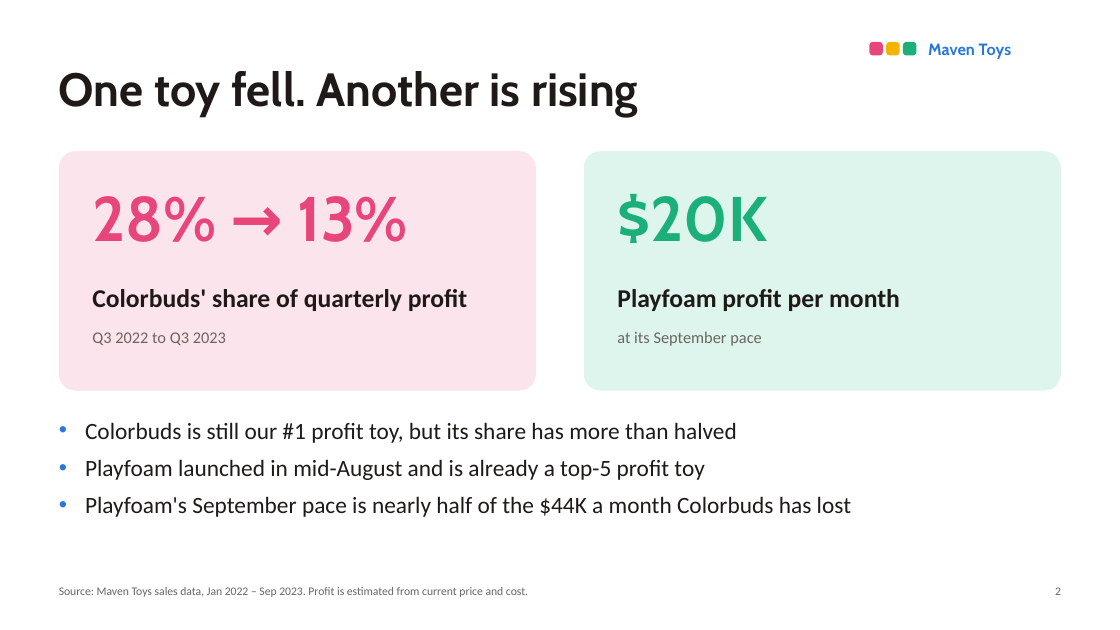
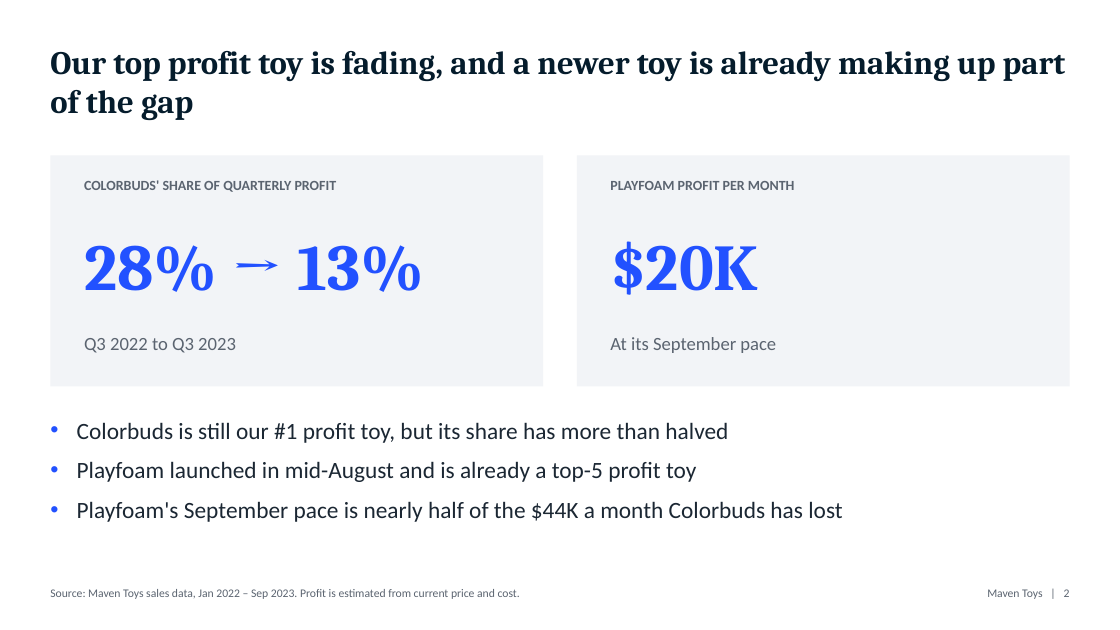
Before and after one commit to surajko9000/maven-toys-ai-analytics, a slide deck: slide 2 of site/deck/Colorbuds_to_Playfoam.pptx. Drawn at 1120x630 pixels with LibreOffice and Linux fonts; fonts in the diff are those of the drawing. Boxes give left, top, right and bottom in pixels: in the first picture for what was removed or moved away, otherwise in the second. Text is boxed around its words. In the diff, an @@ line names an element or a change of style, - is before the commit and + after.

```diff
--- a/site/deck/Colorbuds_to_Playfoam.pptx
+++ b/site/deck/Colorbuds_to_Playfoam.pptx
@@ text at (50,51,1066,120): text changed; size 40 to 28 pt; font Cabin to Cambria; text colour #1F1A17 to #051C2C @@
-One toy fell. Another is rising
+Our top profit toy is fading, and a newer toy is already making up part of the gap
@@ text "Our top profit toy is ..." at (50,51,1066,120): vertical alignment middle to top @@
@@ rounded rectangle removed at (870,42,883,55) @@
@@ rounded rectangle removed at (886,42,900,55) @@
@@ rounded rectangle removed at (903,42,917,55) @@
@@ rectangle added at (50,155,544,386), fill #F2F4F7 @@
@@ rounded rectangle removed at (59,151,536,391) @@
@@ rectangle added at (577,155,1070,386), fill #F2F4F7 @@
@@ rounded rectangle removed at (584,151,1061,391) @@
@@ text at (84,180,337,192): text changed; size 22 to 12 pt; text colour #1F1A17 to #5B6470 @@
-Colorbuds' share of quarterly profit
+COLORBUDS' SHARE OF QUARTERLY PROFIT
@@ text at (610,181,795,190): text changed; size 22 to 12 pt; text colour #1F1A17 to #5B6470 @@
-Playfoam profit per month
+PLAYFOAM PROFIT PER MONTH
@@ text "28% → 13%": place and size @@
-text "28% → 13%" at (92,196,408,242)
+text "28% → 13%" at (84,245,424,292)
@@ text "28% → 13%" at (84,245,424,292): size 54 to 56 pt, font Cabin to Cambria, text colour #E8457B to #2251FF @@
@@ text "$20K": place and size @@
-text "$20K" at (617,194,767,243)
+text "$20K" at (610,241,758,295)
@@ text "$20K" at (610,241,758,295): size 54 to 56 pt, font Cabin to Cambria, text colour #1BAF7A to #2251FF @@
@@ text "Q3 2022 to Q3 2023": place and size @@
-text "Q3 2022 to Q3 2023" at (92,332,226,345)
+text "Q3 2022 to Q3 2023" at (84,338,236,353)
@@ text "Q3 2022 to Q3 2023" at (84,338,236,353): size 14 to 16 pt, text colour #6B6560 to #5B6470 @@
@@ text at (610,337,776,353): text changed; size 14 to 16 pt; text colour #6B6560 to #5B6470 @@
-at its September pace
+At its September pace
@@ text "Colorbuds is still our #1 ...": place and size @@
-text "Colorbuds is still our #1 ..." at (85,422,851,517)
+text "Colorbuds is still our #1 ..." at (77,422,842,522)
@@ text "Colorbuds is still our #1 ..." at (77,422,842,522): text colour #1F1A17 to #1B2733; more space between paragraphs; bullet colour #2A78D6 to #2251FF @@
@@ text "Source: Maven Toys sales data, ...": place and size @@
-text "Source: Maven Toys sales data, ..." at (59,587,528,597)
+text "Source: Maven Toys sales data, ..." at (50,589,520,599)
@@ text "Source: Maven Toys sales data, ..." at (50,589,520,599): text colour #6B6560 to #5B6470 @@
@@ text "Maven Toys | 2" at (987,589,1070,599): vertical alignment middle to top @@
@@ text at (987,589,1070,599): text changed; size 14 to 10 pt; font Cabin to Calibri; text colour #2A78D6 to #5B6470; bold off @@
-Maven Toys
+Maven Toys | 2
@@ text removed at (1055,587,1061,595) @@
-2
```
Also in this commit, not shown: 5 other slides changed, 8 other files.
